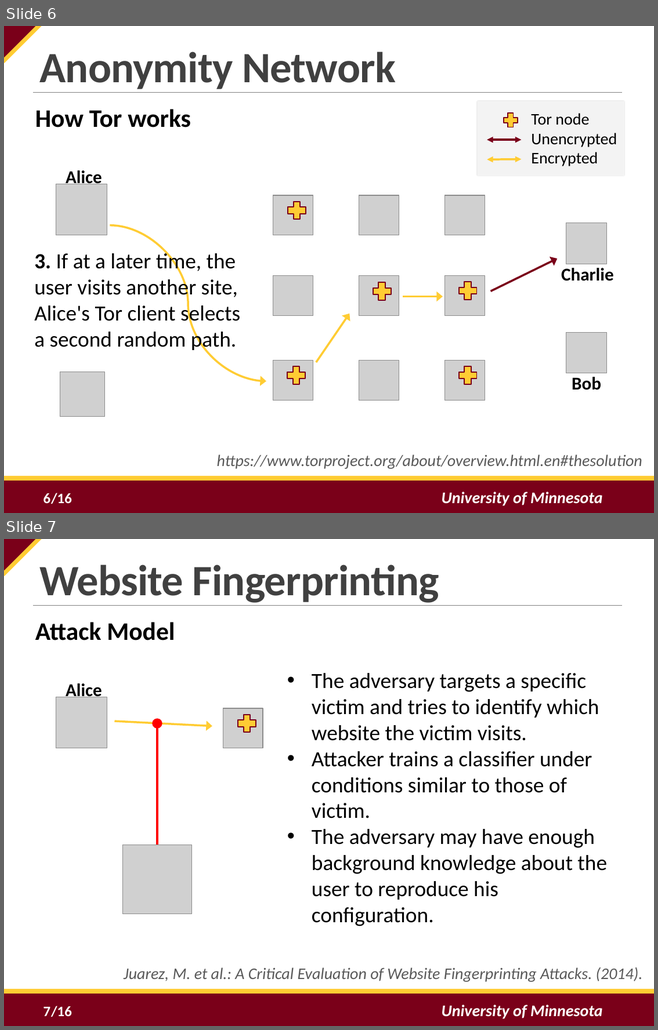
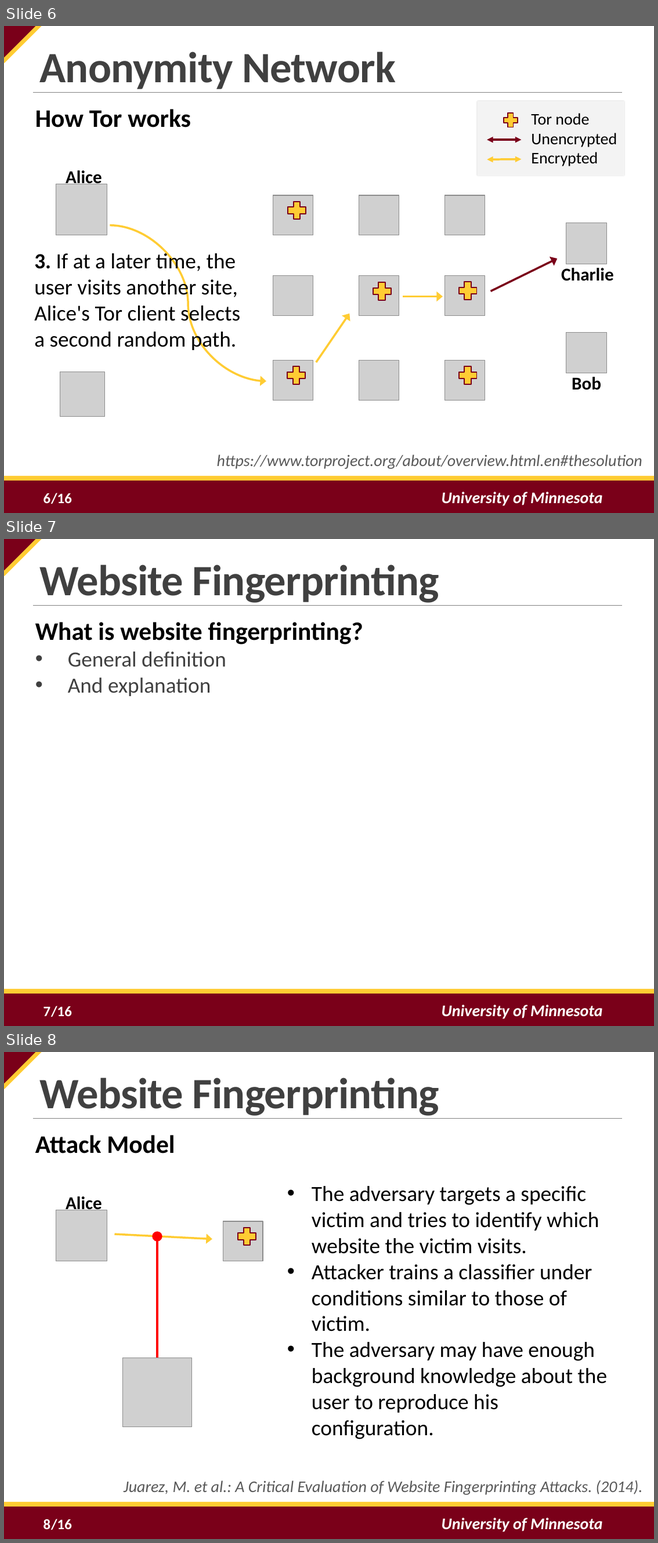
Before and after one commit to tj-byun/link-prefetching-website-fingerprinting-defense, a slide deck: final_presentation.pptx. Shown one above the other, each under a label of ours: slides 6 and 7 before the commit, slides 6, 7 and 8 after it. The pictures are 658x1030 and 658x1543 pixels, drawn with LibreOffice and Linux fonts; fonts in the diff are those of the drawing; grey boxes stand for pictures; background and template pictures are left out. Boxes give left, top, right and bottom in pixels: in the first picture for what was removed or moved away, otherwise in the second. Text is boxed around its words. In the diff, an @@ line names an element or a change of style, - is before the commit and + after.

```diff
--- a/final_presentation.pptx
+++ b/final_presentation.pptx
@@ slide 7 added at (4, 539, 654, 1026), background #FFFFFF; not listed: 6 template elements that a slide beside it also shows @@
@@ text added at (39, 565, 439, 606), 48 pt, text #404040, bold @@
+Website Fingerprinting
@@ text added at (35, 622, 363, 696), 24 pt, text #404040 @@
+What is website fingerprinting?
+• General definition
+• And explanation
@@ page number added at (43, 1007, 51, 1016), 16 pt, text #FFFFFF, bold @@
+7
@@ what was slide 7 is now slide 8 @@
@@ page number at (43, 1519, 51, 1530): text changed @@
-7
+8
```
Also in this commit, not shown: 6 slides changed, 3 other slides added, 1 other file.
